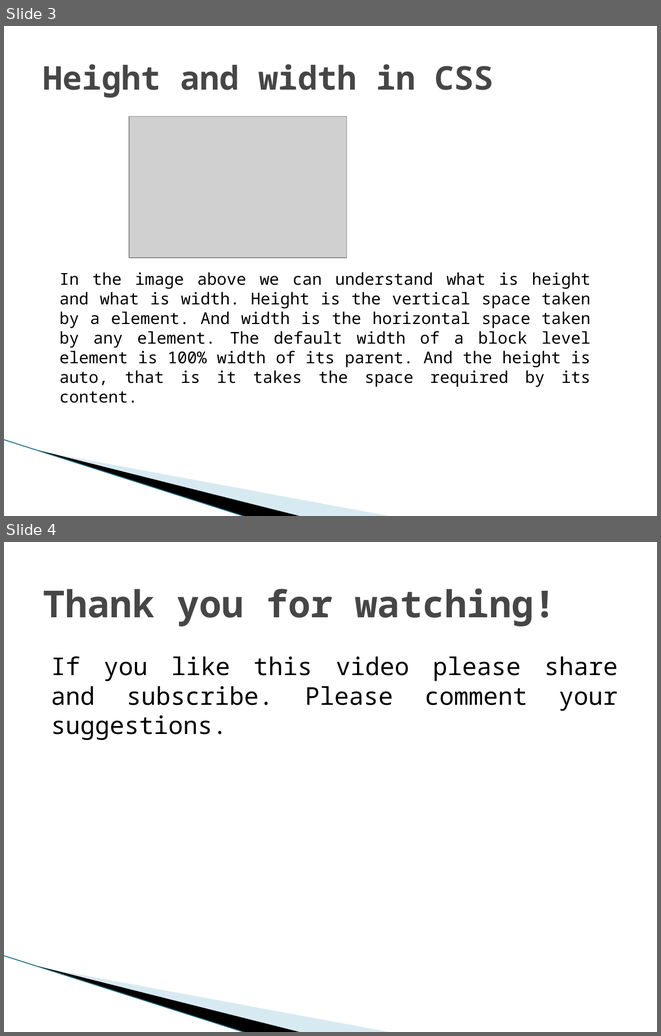
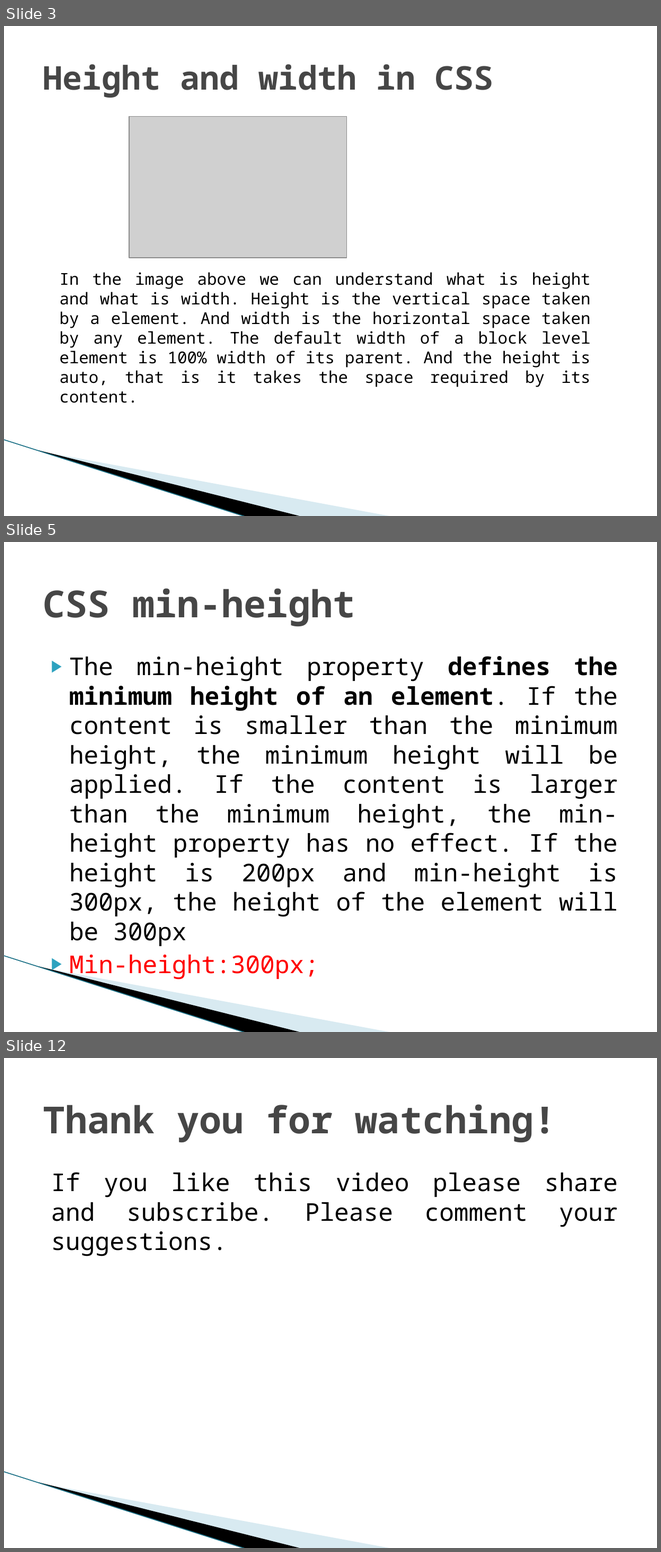
Before and after one commit to biswajitpoddar/youtubeDocuments, a slide deck: CSS PowerPoints/6. CSS Height and Width.pptx. Shown one above the other, each under a label of ours: slides 3 and 4 before the commit, slides 3, 5 and 12 after it; the slides between them are not shown. The pictures are 661x1036 and 661x1552 pixels, drawn with LibreOffice and Linux fonts; fonts in the diff are those of the drawing; grey boxes stand for pictures; background and template pictures are left out. Boxes give left, top, right and bottom in pixels: in the first picture for what was removed or moved away, otherwise in the second. Text is boxed around its words. In the diff, an @@ line names an element or a change of style, - is before the commit and + after.

```diff
--- a/CSS PowerPoints/6. CSS Height and Width.pptx
+++ b/CSS PowerPoints/6. CSS Height and Width.pptx
@@ slide 5 added at (4,542,657,1032), background #FFFFFF; not listed: 3 template elements that a slide beside it also shows @@
@@ title added at (43,588,355,626), 41 pt, text #464646, bold @@
+CSS min-height
@@ text added at (69,656,618,979), 27 pt, text #000000 @@
+▶ The min-height property defines the minimum height of an element. If the content is smaller than the minimum height, the minimum height will be applied. If the content is larger than the minimum height, the min-height property has no effect. If the height is 200px and min-height is 300px, the height of the element will be 300px
+▶ Min-height:300px;
@@ what was slide 4 is now slide 12 @@
```
Also in this commit, not shown: 7 other slides added, 2 other files.
